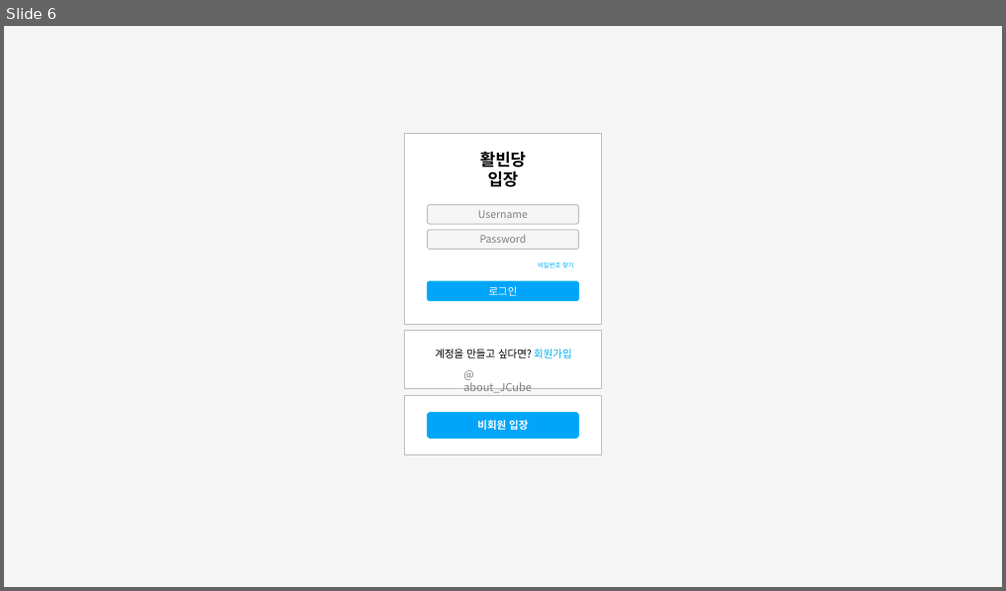
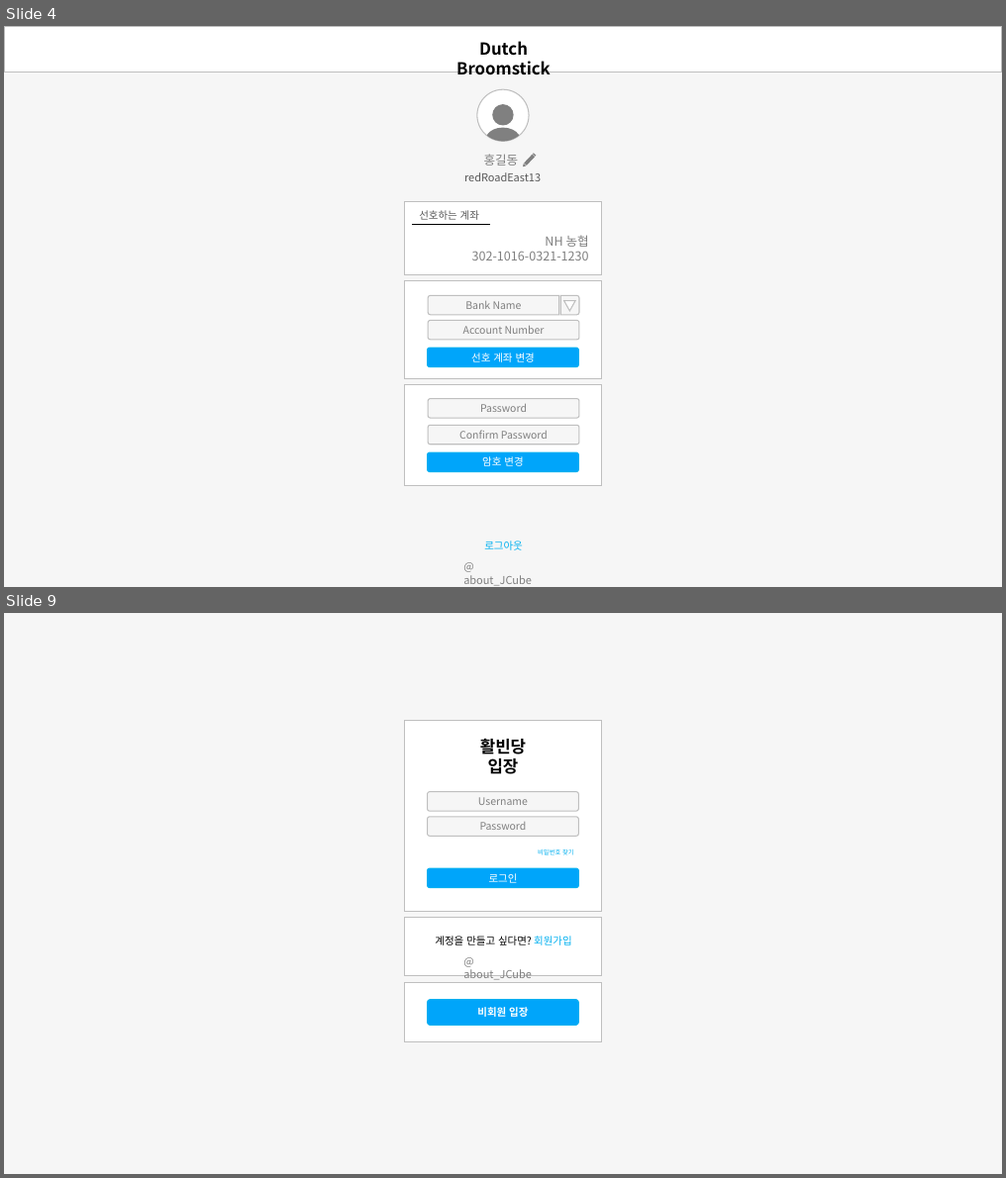
Before and after one commit to jtjun/DutchBroomstick, a slide deck: Documents/Design_Demo.pptx. Shown one above the other, each under a label of ours: slide 6 before the commit, slides 4 and 9 after it; the slides between them are not shown. The pictures are 1006x591 and 1006x1178 pixels, drawn with LibreOffice and Linux fonts; fonts in the diff are those of the drawing. Boxes give left, top, right and bottom in pixels: in the first picture for what was removed or moved away, otherwise in the second. Text is boxed around its words. In the diff, an @@ line names an element or a change of style, - is before the commit and + after.

```diff
--- a/Documents/Design_Demo.pptx
+++ b/Documents/Design_Demo.pptx
@@ slide 4 added at (4, 26, 1002, 587), background #F6F6F6 @@
@@ rectangle added at (4, 26, 1002, 73), fill #FFFFFF, outline #BFBFBF 1 pt @@
@@ text added at (456, 41, 550, 76), 16 pt, text #000000, bold @@
+Dutch Broomstick
@@ ellipse added at (477, 89, 529, 141), fill #FFFFFF, outline #BFBFBF 1 pt @@
@@ freeform shape added at (487, 104, 519, 141), fill #808080 @@
@@ text added at (464, 173, 541, 181), 10.5 pt, text #595959 @@
+redRoadEast13
@@ text added at (484, 154, 519, 166), 12 pt, text #808080 @@
+홍길동
@@ freeform shape added at (522, 153, 537, 168), fill #808080 @@
@@ rectangle added at (405, 202, 601, 275), fill #FFFFFF, outline #BFBFBF 1 pt @@
@@ line added from (412, 224) to (490, 224), #000000 0.5 pt @@
@@ text added at (419, 210, 479, 220), 10 pt, text #595959 @@
+선호하는 계좌
@@ text added at (472, 235, 589, 261), 12 pt, text #808080 @@
+NH 농협
+302-1016-0321-1230
@@ rectangle added at (405, 281, 601, 380), fill #FFFFFF, outline #BFBFBF 1 pt @@
@@ rounded rectangle added at (428, 320, 579, 340), fill #F6F6F6, outline #BFBFBF 1 pt, 10 pt, text #808080 @@
+Account Number
@@ freeform shape added at (428, 295, 558, 315), fill #F6F6F6, outline #BFBFBF 1 pt, 10 pt, text #808080 @@
+Bank Name
@@ freeform shape added at (561, 295, 580, 315), fill #F6F6F6, outline #BFBFBF 1 pt @@
@@ triangle added at (564, 301, 575, 311), fill #FFFFFF, outline #BFBFBF 1 pt @@
@@ rounded rectangle added at (428, 348, 579, 368), fill #00A5FA, outline #00B0F0 1 pt, 10 pt, text #FFFFFF @@
+선호 계좌 변경
@@ rectangle added at (405, 384, 601, 486), fill #FFFFFF, outline #BFBFBF 1 pt @@
@@ rounded rectangle added at (428, 399, 579, 418), fill #F6F6F6, outline #BFBFBF 1 pt, 10 pt, text #808080 @@
+Password
@@ rounded rectangle added at (428, 426, 579, 445), fill #F6F6F6, outline #BFBFBF 1 pt, 10 pt, text #808080 @@
+Confirm Password
@@ rounded rectangle added at (428, 453, 579, 472), fill #00A5FA, outline #00B0F0 1 pt, 10 pt, text #FFFFFF @@
+암호 변경
@@ text added at (484, 541, 523, 551), 10 pt, text #00B0F0 @@
+로그아웃
@@ text added at (463, 575, 532, 586), 10.5 pt, text #808080 @@
+@ about_JCube
@@ what was slide 6 is now slide 9 @@
```
Also in this commit, not shown: 5 slides changed, 2 other slides added.
